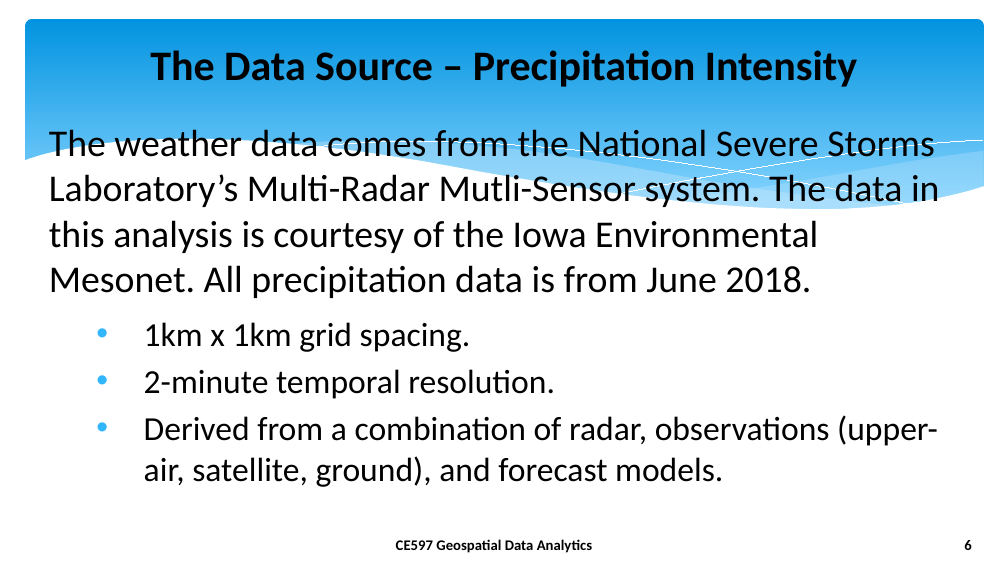
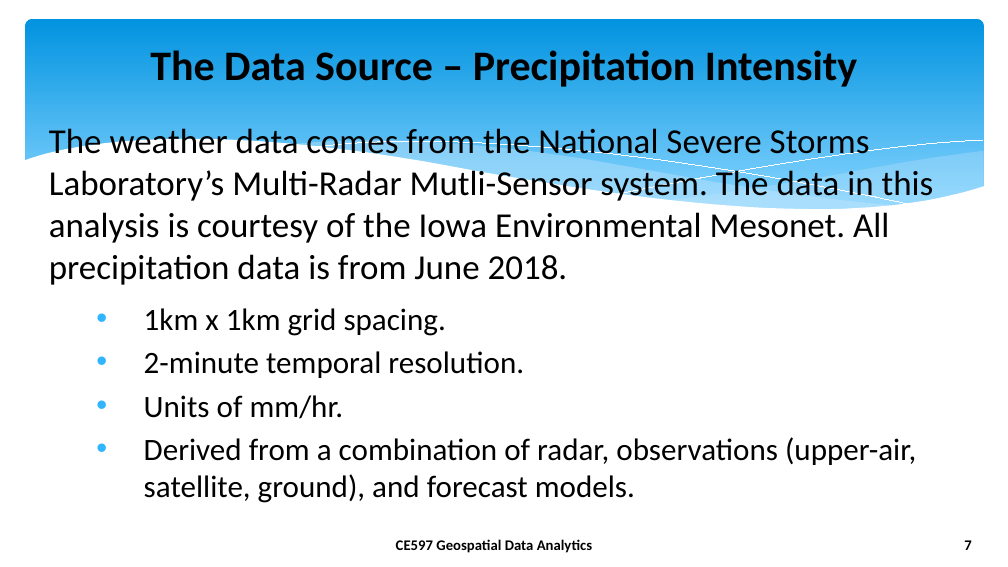
Before and after one commit to Foxhound013/CE-597_GDA, a slide deck: slide 7 of final_project/reports/presentation.pptx (slide 6 before the commit). Drawn at 1008x567 pixels with LibreOffice and Linux fonts; fonts in the diff are those of the drawing; background and template pictures are left out. Boxes give left, top, right and bottom in pixels: in the first picture for what was removed or moved away, otherwise in the second. Text is boxed around its words. In the diff, an @@ line names an element or a change of style, - is before the commit and + after.

```diff
--- a/final_project/reports/presentation.pptx
+++ b/final_project/reports/presentation.pptx
@@ text at (49,128,934,503): size 36 to 33.3 pt in "The weather data comes from the National ..."; size 32 to 29.6 pt in "1km x 1km grid spacing.", "2-minute temporal resolution.", "Derived from a combination of radar, observations ..." @@
@@ text at (144,395,344,419): paragraph added @@
+  • Units of mm/hr.
@@ page number at (964,540,971,550): text changed @@
-6
+7
```
Also in this commit, not shown: 4 other slides changed, 9 slides added, 9 other files.
